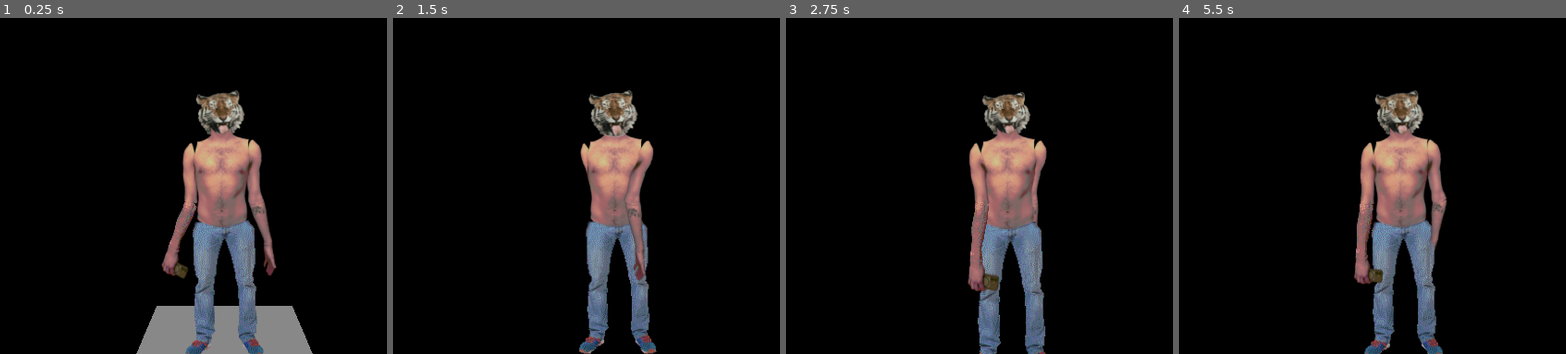
Above: before the commit, frames 1-4 (left to right).
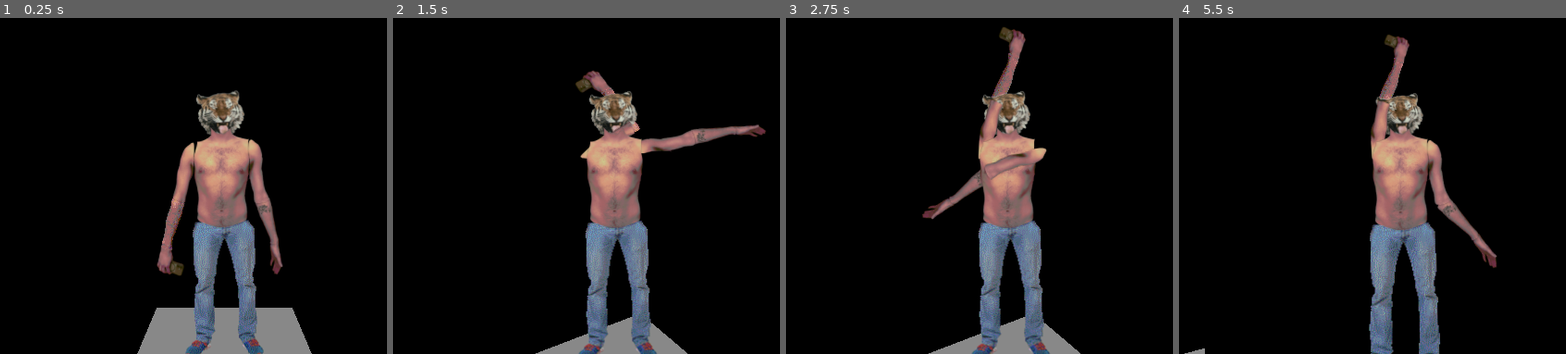
Above: after the commit, the same moments.

Repository: Chas-w/GayGame
Game: Godot game, scene res://Scenes/WalkTest.tscn
Two runs of this game, one before a commit and one after it. Both use one fixed random seed, a clock stepped at 60 frames per second and the inputs below. This scene is started directly instead of the project's main scene.
Inputs (mouse positions are in pixels of both pictures, inside the frame that each line leads up to):
- Up to frame 1 (0.25 s): no input
- Up to frame 2 (1.5 s): tap Enter (ui_accept) at 0.5, 0.77, 1.07 s; move the mouse to (660, 145) at 0.52 s; hold L 0.53-1.28 s; hold W (up) from 0.53 s (still down); tap Space (pose, bound only after the commit) at 0.6 s; click (660, 145) at 0.67 s; move the mouse to (578, 149) at 1.27 s; tap L at 1.35 s; click (578, 149) at 1.42 s
- Up to frame 3 (2.75 s): keep holding W (up); tap Enter (ui_accept) at 1.52, 1.82 s; tap J at 1.55 s; move the mouse to (1029, 138) at 2.02 s; hold J from 2.03 s (still down); click (1029, 138) at 2.17 s; tap I at 2.3 s
- Up to frame 4 (5.5 s): keep holding W (up); move the mouse to (1395, 152) at 2.77 s; release J at 2.78 s; tap I at 2.85 s; click (1395, 152) at 2.92 s; tap Enter (ui_accept) at 3.02, 3.05, 3.32, 3.6, 3.77, 4.07, 4.52, 4.82 s; move the mouse to (1457, 152) at 3.52 s; click (1457, 152) at 3.67 s; tap Space (pose, bound only after the commit) at 3.8, 4.35 s; move the mouse to (1349, 142) at 4.27 s; click (1349, 142) at 4.42 s; tap L at 4.55 s; move the mouse to (1411, 145) at 5.02 s; hold L from 5.03 s (still down); click (1411, 145) at 5.17 s; tap J at 5.3 s

The runs differ from the first frame. In frame 1, 3.3% of the frame differs, in the area x 35-81%, y 36-100%; in frame 2, 6.7%; in frame 3, 7.9%, in the area x 35-77%, y 2-100%; in frame 4, 7.6%.

Commit message:
continued work on walking movement and posing

Diff:
--- a/Scenes/WalkTest.tscn
+++ b/Scenes/WalkTest.tscn
@@ -1,31 +1,11 @@
 [gd_scene format=3 uid="uid://bkrs1xwjpw4ry"]
 
-[ext_resource type="Script" uid="uid://bn4tke84305jp" path="res://Scenes/player.gd" id="1_nps61"]
-[ext_resource type="Texture2D" uid="uid://bqk3a55a5ubqx" path="res://Sprites/Test Limbs/test_torso.png" id="2_3ttrm"]
-[ext_resource type="Texture2D" uid="uid://cvd3mpcu58q05" path="res://Sprites/Test Limbs/dude_pants.png" id="2_df28a"]
-[ext_resource type="Texture2D" uid="uid://cfe2ibldh5cu0" path="res://Sprites/Tiger Head.png" id="3_df28a"]
-[ext_resource type="Texture2D" uid="uid://dom3ekf4c4827" path="res://Sprites/Test Limbs/test_left_upper_arm.png" id="4_ldb2x"]
-[ext_resource type="Texture2D" uid="uid://dd1xr8gkcp17u" path="res://Sprites/Test Limbs/test_left_lower_arm.png" id="5_8mbkw"]
-[ext_resource type="Texture2D" uid="uid://cpj47rrh4klq0" path="res://Sprites/Test Limbs/test_left_hand.png" id="7_mr55g"]
-[ext_resource type="Texture2D" uid="uid://bcc5b782y6v7g" path="res://Sprites/Test Limbs/test_right_upper_arm.png" id="8_3sixj"]
-[ext_resource type="Texture2D" uid="uid://c2yoctxl8xjo6" path="res://Sprites/Test Limbs/test_right_lower_arm.png" id="9_8chsy"]
-[ext_resource type="Texture2D" uid="uid://duk2cin3phjft" path="res://Sprites/Test Limbs/test_right_hand.png" id="10_wbegj"]
+[ext_resource type="PackedScene" uid="uid://2ctcen10182n" path="res://Scenes/player.tscn" id="1_nps61"]
 
 [sub_resource type="PlaneMesh" id="PlaneMesh_4ixrs"]
 
 [sub_resource type="BoxShape3D" id="BoxShape3D_4ixrs"]
 size = Vector3(23.793642, 0.4741211, 33.3459)
-
-[sub_resource type="CapsuleShape3D" id="CapsuleShape3D_nps61"]
-height = 3.0610352
-
-[sub_resource type="CapsuleShape3D" id="CapsuleShape3D_gra8q"]
-radius = 0.083496094
-height = 0.59198
-
-[sub_resource type="CapsuleShape3D" id="CapsuleShape3D_163or"]
-radius = 0.06640625
-height = 0.2923584
 
 [node name="WalkTest" type="Node3D" unique_id=1468448674]
 
@@ -41,153 +21,4 @@
 transform = Transform3D(1, 0, 0, 0, 1, 0, 0, 0, 1, 0.32744312, -0.26293945, -2.300911)
 shape = SubResource("BoxShape3D_4ixrs")
 
-[node name="Player" type="CharacterBody3D" parent="." unique_id=949724861]
-script = ExtResource("1_nps61")
-
-[node name="FrontSprite" type="Sprite3D" parent="Player" unique_id=1270642007]
-transform = Transform3D(1, 0, 0, 0, 1, 0, 0, 0, 1, 0, 1.0260679, 0.011657715)
-texture = ExtResource("2_df28a")
-
-[node name="AnimalHead" type="Sprite3D" parent="Player" unique_id=1292196413]
-transform = Transform3D(0.125, 0, 0, 0, 0.125, 0, 0, 0, 0.125, -0.05066371, 2.7439559, 0)
-texture = ExtResource("3_df28a")
-
-[node name="CollisionShape3D" type="CollisionShape3D" parent="Player" unique_id=605096564]
-transform = Transform3D(1, 0, 0, 0, 1, 0, 0, 0, 1, 0, 1.5305176, 0)
-shape = SubResource("CapsuleShape3D_nps61")
-
-[node name="CameraOrigin" type="Node3D" parent="Player" unique_id=1001638284]
-transform = Transform3D(1, 0, 0, 0, 1, 0, 0, 0, 1, 0, 2.381804, 0)
-
-[node name="SpringArm3D" type="SpringArm3D" parent="Player/CameraOrigin" unique_id=1929672893]
-spring_length = 3.0
-margin = 0.5
-
-[node name="Camera3D" type="Camera3D" parent="Player/CameraOrigin/SpringArm3D" unique_id=590001927]
-transform = Transform3D(1, 0, 0, 0, 1, 0, 0, 0, 1, 0, 0, 3.1255646)
-
-[node name="Torso" type="StaticBody3D" parent="Player" unique_id=472631054]
-transform = Transform3D(1, 0, 0, 0, 1, 0, 0, 0, 1, -0.019723773, 2.0144262, 0.011657715)
-
-[node name="Sprite3D" type="Sprite3D" parent="Player/Torso" unique_id=267363249]
-transform = Transform3D(0.1, 0, 0, 0, 0.1, 0, 0, 0, 0.1, 0, 0, 0)
-texture = ExtResource("2_3ttrm")
-
-[node name="LeftArm" type="Node3D" parent="Player" unique_id=1555905422]
-
-[node name="LeftShoulder" type="HingeJoint3D" parent="Player/LeftArm" unique_id=228957761]
-transform = Transform3D(1, 0, 0, 0, 1, 0, 0, 0, 1, 0.2824915, 2.3278394, 0)
-node_a = NodePath("../../Torso")
-node_b = NodePath("../LeftUpperArm")
-
-[node name="LeftUpperArm" type="RigidBody3D" parent="Player/LeftArm" unique_id=172623423]
-transform = Transform3D(1, 0, 0, 0, 1, 0, 0, 0, 1, 0.36892426, 2.0888336, 0)
-collision_layer = 2
-collision_mask = 2
-
-[node name="Sprite3D" type="Sprite3D" parent="Player/LeftArm/LeftUpperArm" unique_id=1410733530]
-transform = Transform3D(0.1, 0, 0, 0, 0.1, 0, 0, 0, 0.1, 0, 0, 0)
-texture = ExtResource("4_ldb2x")
-
-[node name="CollisionShape3D" type="CollisionShape3D" parent="Player/LeftArm/LeftUpperArm" unique_id=364788863]
-transform = Transform3D(0.9776293, -0.21033525, 0, 0.21033525, 0.9776293, 0, 0, 0, 1, -0.0037358105, 0.0195508, 0)
-shape = SubResource("CapsuleShape3D_gra8q")
-
-[node name="LeftElbow" type="HingeJoint3D" parent="Player/LeftArm" unique_id=7006354]
-transform = Transform3D(1, 0, 0, 0, 1, 0, 0, 0, 1, 0.4175673, 1.7716722, 0)
-node_a = NodePath("../LeftUpperArm")
-node_b = NodePath("../LeftLowerArm")
-
-[node name="LeftLowerArm" type="RigidBody3D" parent="Player/LeftArm" unique_id=1165239715]
-transform = Transform3D(1, 0, 0, 0, 1, 0, 0, 0, 1, 0.4859907, 1.5395108, 0)
-collision_layer = 2
-collision_mask = 2
-
-[node name="Sprite3D" type="Sprite3D" parent="Player/LeftArm/LeftLowerArm" unique_id=988688596]
-transform = Transform3D(0.1, 0, 0, 0, 0.1, 0, 0, 0, 0.1, 0, 0, 0)
-texture = ExtResource("5_8mbkw")
-
-[node name="CollisionShape3D" type="CollisionShape3D" parent="Player/LeftArm/LeftLowerArm" unique_id=1756198988]
-transform = Transform3D(0.9776293, -0.21033525, 0, 0.21033525, 0.9776293, 0, 0, 0, 1, -0.0037358105, 0.0195508, 0)
-shape = SubResource("CapsuleShape3D_gra8q")
-
-[node name="LeftWrist" type="HingeJoint3D" parent="Player/LeftArm" unique_id=1694775283]
-transform = Transform3D(1, 0, 0, 0, 1, 0, 0, 0, 1, 0.5503004, 1.3529962, 0)
-node_a = NodePath("../LeftLowerArm")
-node_b = NodePath("../LeftHand")
-angular_limit/enable = true
-angular_limit/upper = 0.0
-angular_limit/lower = 0.0
-
-[node name="LeftHand" type="RigidBody3D" parent="Player/LeftArm" unique_id=482497721]
-transform = Transform3D(1, 0, 0, 0, 1, 0, 0, 0, 1, 0.569524, 1.1543801, 0)
-collision_layer = 2
-collision_mask = 2
-
-[node name="Sprite3D" type="Sprite3D" parent="Player/LeftArm/LeftHand" unique_id=590290236]
-transform = Transform3D(0.1, 0, 0, 0, 0.1, 0, 0, 0, 0.1, 0.016189218, 0, 0)
-texture = ExtResource("7_mr55g")
-
-[node name="CollisionShape3D" type="CollisionShape3D" parent="Player/LeftArm/LeftHand" unique_id=145991753]
-transform = Transform3D(0.9776293, -0.21033525, 0, 0.21033525, 0.9776293, 0, 0, 0, 1, 0.009397268, -0.04149139, 0)
-shape = SubResource("CapsuleShape3D_163or")
-
-[node name="RightArm" type="Node3D" parent="Player" unique_id=895581170]
-transform = Transform3D(1, 0, 0, 0, 1, 0, 0, 0, 1, -0.95386887, 0, 0)
-
-[node name="RightShoulder" type="HingeJoint3D" parent="Player/RightArm" unique_id=871428592]
-transform = Transform3D(1, 0, 0, 0, 1, 0, 0, 0, 1, 0.6088464, 2.3278394, 0)
-node_a = NodePath("../../Torso")
-node_b = NodePath("../RightUpperArm")
-
-[node name="RightUpperArm" type="RigidBody3D" parent="Player/RightArm" unique_id=694054666]
-transform = Transform3D(1, 0, 0, 0, 1, 0, 0, 0, 1, 0.50887287, 2.0888336, 0)
-collision_layer = 2
-collision_mask = 2
-
-[node name="Sprite3D" type="Sprite3D" parent="Player/RightArm/RightUpperArm" unique_id=2082819301]
-transform = Transform3D(0.1, 0, 0, 0, 0.1, 0, 0, 0, 0.1, 0, 0, 0)
-texture = ExtResource("8_3sixj")
-
-[node name="CollisionShape3D" type="CollisionShape3D" parent="Player/RightArm/RightUpperArm" unique_id=780348070]
-transform = Transform3D(0.9759891, 0.21781962, 0, -0.21781962, 0.9759891, 0, 0, 0, 1, -0.0037357807, 0.0195508, 0)
-shape = SubResource("CapsuleShape3D_gra8q")
-
-[node name="RightElbow" type="HingeJoint3D" parent="Player/RightArm" unique_id=1573665291]
-transform = Transform3D(1, 0, 0, 0, 1, 0, 0, 0, 1, 0.4175673, 1.7716722, 0)
-node_a = NodePath("../RightUpperArm")
-node_b = NodePath("../RightLowerArm")
-
-[node name="RightLowerArm" type="RigidBody3D" parent="Player/RightArm" unique_id=709639417]
-transform = Transform3D(1, 0, 0, 0, 1, 0, 0, 0, 1, 0.38444477, 1.5395108, 0)
-collision_layer = 2
-collision_mask = 2
-
-[node name="Sprite3D" type="Sprite3D" parent="Player/RightArm/RightLowerArm" unique_id=355135367]
-transform = Transform3D(0.1, 0, 0, 0, 0.1, 0, 0, 0, 0.1, 0, 0, 0)
-texture = ExtResource("9_8chsy")
-
-[node name="CollisionShape3D" type="CollisionShape3D" parent="Player/RightArm/RightLowerArm" unique_id=1134761663]
-transform = Transform3D(0.9712092, 0.23822838, 0, -0.23822838, 0.9712092, 0, 0, 0, 1, -0.010387987, -0.007568836, 0)
-shape = SubResource("CapsuleShape3D_gra8q")
-
-[node name="RightWrist" type="HingeJoint3D" parent="Player/RightArm" unique_id=284505383]
-transform = Transform3D(1, 0, 0, 0, 1, 0, 0, 0, 1, 0.3135075, 1.2884164, 0)
-node_a = NodePath("../RightLowerArm")
-node_b = NodePath("../RightHand")
-angular_limit/enable = true
-angular_limit/upper = 0.0
-angular_limit/lower = 0.0
-
-[node name="RightHand" type="RigidBody3D" parent="Player/RightArm" unique_id=854427580]
-transform = Transform3D(1, 0, 0, 0, 1, 0, 0, 0, 1, 0.32627314, 1.1199375, 0)
-collision_layer = 2
-collision_mask = 2
-
-[node name="Sprite3D" type="Sprite3D" parent="Player/RightArm/RightHand" unique_id=1314475452]
-transform = Transform3D(0.1, 0, 0, 0, 0.1, 0, 0, 0, 0.1, 0.016189218, 0, 0)
-texture = ExtResource("10_wbegj")
-
-[node name="CollisionShape3D" type="CollisionShape3D" parent="Player/RightArm/RightHand" unique_id=775932826]
-transform = Transform3D(0.9883111, 0.15245111, 0, -0.15245111, 0.9883111, 0, 0, 0, 1, -0.04657185, -0.04149139, 0)
-shape = SubResource("CapsuleShape3D_163or")
+[node name="Player" parent="." unique_id=335144099 instance=ExtResource("1_nps61")]
--- a/Scenes/hand3d.gd
+++ b/Scenes/hand3d.gd
@@ -1,5 +1,8 @@
 extends RigidBody3D
 
+@export var is_camera_left : bool
+var is_posing
+@onready var playerScript = $"../.."
 
 # Called when the node enters the scene tree for the first time.
 func _ready() -> void:
--- a/Scenes/player.gd
+++ b/Scenes/player.gd
@@ -1,35 +1,50 @@
 extends CharacterBody3D
-
 
 const SPEED = 5.0
 const JUMP_VELOCITY = 4.5
 
-@onready var pivot = $CameraOrigin
+#Attributes
 @export var sens = 0.5
 
+#References
+@onready var pivot = $CameraOrigin
+@onready var left_hand = $LeftArm/LeftHand
+@onready var right_hand = $RightArm/RightHand
+
+#Posing Variables
+var is_posing = false
+var rigid_array : Array[RigidBody3D]
+
 func _ready() -> void:
-	Input.mouse_mode = Input.MOUSE_MODE_CAPTURED
+	#Set up array
+	rigid_array = [$LeftArm/LeftUpperArm, $LeftArm/LeftLowerArm, $LeftArm/LeftHand, $RightArm/RightUpperArm, $RightArm/RightLowerArm, $RightArm/RightHand]
+
+	#Should not start posing
+	_toggle_posing(false)
 
 func _input(event: InputEvent) -> void:
-	if event is InputEventMouseMotion:
+	if event is InputEventMouseMotion and !is_posing:
 		rotate_y(deg_to_rad(-event.relative.x * sens))
 		pivot.rotate_x(deg_to_rad(-event.relative.y * sens))
 		pivot.rotation.x = clamp(pivot.rotation.x, deg_to_rad(-90), deg_to_rad(45))
 
-func _physics_process(delta: float) -> void:
-	# Add the gravity.
-	if not is_on_floor():
-		velocity += get_gravity() * delta
-
-	# Handle jump.
-	if Input.is_action_just_pressed("ui_accept") and is_on_floor():
-		velocity.y = JUMP_VELOCITY
-
+func _process(delta: float) -> void:
 	if Input.is_action_just_pressed("quit"):
 		get_tree().quit()
 
-	# Get the input direction and handle the movement/deceleration.
-	# As good practice, you should replace UI actions with custom gameplay actions.
+	if Input.is_action_just_pressed("pose"):
+		_toggle_posing(!is_posing)
+
+func _physics_process(delta: float) -> void:
+	if !is_posing:
+		_handle_movement()
+	else:
+		velocity.x = 0
+		velocity.z = 0
+
+	move_and_slide()
+
+func _handle_movement() -> void:
 	var input_dir := Input.get_vector("left", "right", "up", "down")
 	var direction := (transform.basis * Vector3(input_dir.x, 0, input_dir.y)).normalized()
 	if direction:
@@ -39,4 +54,21 @@
 		velocity.x = move_toward(velocity.x, 0, SPEED)
 		velocity.z = move_toward(velocity.z, 0, SPEED)
 
-	move_and_slide()
+func _toggle_posing(toggle : bool) -> void:
+	#Set posing
+	is_posing = toggle
+	left_hand.is_posing = toggle
+	right_hand.is_posing = toggle
+
+	#Set mouse
+	if is_posing:
+		Input.mouse_mode = Input.MOUSE_MODE_VISIBLE
+	else:
+		Input.mouse_mode = Input.MOUSE_MODE_CAPTURED
+
+	#Freeze rigidbodies
+	_freeze_rigidbodies(!toggle)
+
+func _freeze_rigidbodies(toggle : bool) -> void:
+	for i in range(rigid_array.size()) :
+		rigid_array[i].freeze = toggle
--- /dev/null
+++ b/Scenes/player.tscn
@@ -0,0 +1,180 @@
+[gd_scene format=3 uid="uid://2ctcen10182n"]
+
+[ext_resource type="Script" uid="uid://bn4tke84305jp" path="res://Scenes/player.gd" id="1_gymyn"]
+[ext_resource type="Texture2D" uid="uid://cvd3mpcu58q05" path="res://Sprites/Test Limbs/dude_pants.png" id="2_pu2lt"]
+[ext_resource type="Texture2D" uid="uid://cfe2ibldh5cu0" path="res://Sprites/Tiger Head.png" id="3_ukyrk"]
+[ext_resource type="Texture2D" uid="uid://bqk3a55a5ubqx" path="res://Sprites/Test Limbs/test_torso.png" id="4_7dp3o"]
+[ext_resource type="Texture2D" uid="uid://dom3ekf4c4827" path="res://Sprites/Test Limbs/test_left_upper_arm.png" id="5_h4iuc"]
+[ext_resource type="Texture2D" uid="uid://dd1xr8gkcp17u" path="res://Sprites/Test Limbs/test_left_lower_arm.png" id="6_fd4e3"]
+[ext_resource type="Script" uid="uid://5s3h3118h8j8" path="res://Scenes/player_hand.gd" id="7_gymyn"]
+[ext_resource type="Texture2D" uid="uid://cpj47rrh4klq0" path="res://Sprites/Test Limbs/test_left_hand.png" id="8_igrcy"]
+[ext_resource type="Texture2D" uid="uid://bcc5b782y6v7g" path="res://Sprites/Test Limbs/test_right_upper_arm.png" id="9_fs7ks"]
+[ext_resource type="Texture2D" uid="uid://c2yoctxl8xjo6" path="res://Sprites/Test Limbs/test_right_lower_arm.png" id="10_l6n3p"]
+[ext_resource type="Texture2D" uid="uid://duk2cin3phjft" path="res://Sprites/Test Limbs/test_right_hand.png" id="11_olqyp"]
+
+[sub_resource type="CapsuleShape3D" id="CapsuleShape3D_nps61"]
+height = 3.0610352
+
+[sub_resource type="CapsuleShape3D" id="CapsuleShape3D_gra8q"]
+radius = 0.083496094
+height = 0.59198
+
+[sub_resource type="CapsuleShape3D" id="CapsuleShape3D_163or"]
+radius = 0.06640625
+height = 0.2923584
+
+[node name="Player" type="CharacterBody3D" unique_id=335144099]
+script = ExtResource("1_gymyn")
+
+[node name="FrontSprite" type="Sprite3D" parent="." unique_id=1694141849]
+transform = Transform3D(1, 0, 0, 0, 1, 0, 0, 0, 1, 0, 1.0260679, 0.011657715)
+texture = ExtResource("2_pu2lt")
+
+[node name="AnimalHead" type="Sprite3D" parent="." unique_id=1437145895]
+transform = Transform3D(0.125, 0, 0, 0, 0.125, 0, 0, 0, 0.125, -0.05066371, 2.7439559, 0)
+texture = ExtResource("3_ukyrk")
+
+[node name="CollisionShape3D" type="CollisionShape3D" parent="." unique_id=753970614]
+transform = Transform3D(1, 0, 0, 0, 1, 0, 0, 0, 1, 0, 1.5305176, 0)
+shape = SubResource("CapsuleShape3D_nps61")
+
+[node name="CameraOrigin" type="Node3D" parent="." unique_id=143318523]
+transform = Transform3D(1, 0, 0, 0, 1, 0, 0, 0, 1, 0, 2.381804, 0)
+
+[node name="SpringArm3D" type="SpringArm3D" parent="CameraOrigin" unique_id=2058991835]
+spring_length = 3.0
+margin = 0.5
+
+[node name="Camera3D" type="Camera3D" parent="CameraOrigin/SpringArm3D" unique_id=616894725]
+transform = Transform3D(1, 0, 0, 0, 1, 0, 0, 0, 1, 0, 0, 3.1255646)
+
+[node name="Torso" type="StaticBody3D" parent="." unique_id=1168670177]
+transform = Transform3D(1, 0, 0, 0, 1, 0, 0, 0, 1, -0.019723773, 2.0144262, 0.011657715)
+
+[node name="Sprite3D" type="Sprite3D" parent="Torso" unique_id=1813739671]
+transform = Transform3D(0.1, 0, 0, 0, 0.1, 0, 0, 0, 0.1, 0, 0, 0)
+texture = ExtResource("4_7dp3o")
+
+[node name="LeftArm" type="Node3D" parent="." unique_id=978457789]
+
+[node name="LeftShoulder" type="HingeJoint3D" parent="LeftArm" unique_id=993298709]
+transform = Transform3D(1, 0, 0, 0, 1, 0, 0, 0, 1, 0.2824915, 2.3278394, 0)
+node_a = NodePath("../../Torso")
+node_b = NodePath("../LeftUpperArm")
+
+[node name="LeftUpperArm" type="RigidBody3D" parent="LeftArm" unique_id=1655923166]
+transform = Transform3D(1, 0, 0, 0, 1, 0, 0, 0, 1, 0.36892426, 2.0888336, 0)
+collision_layer = 2
+collision_mask = 2
+
+[node name="Sprite3D" type="Sprite3D" parent="LeftArm/LeftUpperArm" unique_id=1797846282]
+transform = Transform3D(0.1, 0, 0, 0, 0.1, 0, 0, 0, 0.1, 0, 0, 0)
+texture = ExtResource("5_h4iuc")
+
+[node name="CollisionShape3D" type="CollisionShape3D" parent="LeftArm/LeftUpperArm" unique_id=455249641]
+transform = Transform3D(0.9776293, -0.21033525, 0, 0.21033525, 0.9776293, 0, 0, 0, 1, -0.0037358105, 0.0195508, 0)
+shape = SubResource("CapsuleShape3D_gra8q")
+
+[node name="LeftElbow" type="HingeJoint3D" parent="LeftArm" unique_id=98908368]
+transform = Transform3D(1, 0, 0, 0, 1, 0, 0, 0, 1, 0.4175673, 1.7716722, 0)
+node_a = NodePath("../LeftUpperArm")
+node_b = NodePath("../LeftLowerArm")
+
+[node name="LeftLowerArm" type="RigidBody3D" parent="LeftArm" unique_id=1499067582]
+transform = Transform3D(1, 0, 0, 0, 1, 0, 0, 0, 1, 0.4859907, 1.5395108, 0)
+collision_layer = 2
+collision_mask = 2
+
+[node name="Sprite3D" type="Sprite3D" parent="LeftArm/LeftLowerArm" unique_id=474816413]
+transform = Transform3D(0.1, 0, 0, 0, 0.1, 0, 0, 0, 0.1, 0, 0, 0)
+texture = ExtResource("6_fd4e3")
+
+[node name="CollisionShape3D" type="CollisionShape3D" parent="LeftArm/LeftLowerArm" unique_id=428147583]
+transform = Transform3D(0.9776293, -0.21033525, 0, 0.21033525, 0.9776293, 0, 0, 0, 1, -0.0037358105, 0.0195508, 0)
+shape = SubResource("CapsuleShape3D_gra8q")
+
+[node name="LeftWrist" type="HingeJoint3D" parent="LeftArm" unique_id=1362895540]
+transform = Transform3D(1, 0, 0, 0, 1, 0, 0, 0, 1, 0.5503004, 1.3529962, 0)
+node_a = NodePath("../LeftLowerArm")
+node_b = NodePath("../LeftHand")
+angular_limit/enable = true
+angular_limit/upper = 0.0
+angular_limit/lower = 0.0
+
+[node name="LeftHand" type="RigidBody3D" parent="LeftArm" unique_id=404914416]
+transform = Transform3D(1, 0, 0, 0, 1, 0, 0, 0, 1, 0.569524, 1.1543801, 0)
+collision_layer = 2
+collision_mask = 2
+script = ExtResource("7_gymyn")
+move_force = 50.0
+
+[node name="Sprite3D" type="Sprite3D" parent="LeftArm/LeftHand" unique_id=284128447]
+transform = Transform3D(0.1, 0, 0, 0, 0.1, 0, 0, 0, 0.1, 0.016189218, 0, 0)
+texture = ExtResource("8_igrcy")
+
+[node name="CollisionShape3D" type="CollisionShape3D" parent="LeftArm/LeftHand" unique_id=1636837733]
+transform = Transform3D(0.9776293, -0.21033525, 0, 0.21033525, 0.9776293, 0, 0, 0, 1, 0.009397268, -0.04149139, 0)
+shape = SubResource("CapsuleShape3D_163or")
+
+[node name="RightArm" type="Node3D" parent="." unique_id=1566847513]
+transform = Transform3D(1, 0, 0, 0, 1, 0, 0, 0, 1, -0.95386887, 0, 0)
+
+[node name="RightShoulder" type="HingeJoint3D" parent="RightArm" unique_id=304772430]
+transform = Transform3D(1, 0, 0, 0, 1, 0, 0, 0, 1, 0.6088464, 2.3278394, 0)
+node_a = NodePath("../../Torso")
+node_b = NodePath("../RightUpperArm")
+
+[node name="RightUpperArm" type="RigidBody3D" parent="RightArm" unique_id=686908526]
+transform = Transform3D(1, 0, 0, 0, 1, 0, 0, 0, 1, 0.50887287, 2.0888336, 0)
+collision_layer = 2
+collision_mask = 2
+
+[node name="Sprite3D" type="Sprite3D" parent="RightArm/RightUpperArm" unique_id=1600697638]
+transform = Transform3D(0.1, 0, 0, 0, 0.1, 0, 0, 0, 0.1, 0, 0, 0)
+texture = ExtResource("9_fs7ks")
+
+[node name="CollisionShape3D" type="CollisionShape3D" parent="RightArm/RightUpperArm" unique_id=1294085287]
+transform = Transform3D(0.9759891, 0.21781962, 0, -0.21781962, 0.9759891, 0, 0, 0, 1, -0.0037357807, 0.0195508, 0)
+shape = SubResource("CapsuleShape3D_gra8q")
+
+[node name="RightElbow" type="HingeJoint3D" parent="RightArm" unique_id=1411474031]
+transform = Transform3D(1, 0, 0, 0, 1, 0, 0, 0, 1, 0.4175673, 1.7716722, 0)
+node_a = NodePath("../RightUpperArm")
+node_b = NodePath("../RightLowerArm")
+
+[node name="RightLowerArm" type="RigidBody3D" parent="RightArm" unique_id=1242910754]
+transform = Transform3D(1, 0, 0, 0, 1, 0, 0, 0, 1, 0.38444477, 1.5395108, 0)
+collision_layer = 2
+collision_mask = 2
+
+[node name="Sprite3D" type="Sprite3D" parent="RightArm/RightLowerArm" unique_id=2104288944]
+transform = Transform3D(0.1, 0, 0, 0, 0.1, 0, 0, 0, 0.1, 0, 0, 0)
+texture = ExtResource("10_l6n3p")
+
+[node name="CollisionShape3D" type="CollisionShape3D" parent="RightArm/RightLowerArm" unique_id=1339954974]
+transform = Transform3D(0.9712092, 0.23822838, 0, -0.23822838, 0.9712092, 0, 0, 0, 1, -0.010387987, -0.007568836, 0)
+shape = SubResource("CapsuleShape3D_gra8q")
+
+[node name="RightWrist" type="HingeJoint3D" parent="RightArm" unique_id=1681394469]
+transform = Transform3D(1, 0, 0, 0, 1, 0, 0, 0, 1, 0.3135075, 1.2884164, 0)
+node_a = NodePath("../RightLowerArm")
+node_b = NodePath("../RightHand")
+angular_limit/enable = true
+angular_limit/upper = 0.0
+angular_limit/lower = 0.0
+
+[node name="RightHand" type="RigidBody3D" parent="RightArm" unique_id=1060873]
+transform = Transform3D(1, 0, 0, 0, 1, 0, 0, 0, 1, 0.32627314, 1.1199375, 0)
+collision_layer = 2
+collision_mask = 2
+script = ExtResource("7_gymyn")
+is_camera_left = true
+move_force = 50.0
+
+[node name="Sprite3D" type="Sprite3D" parent="RightArm/RightHand" unique_id=528996529]
+transform = Transform3D(0.1, 0, 0, 0, 0.1, 0, 0, 0, 0.1, 0.016189218, 0, 0)
+texture = ExtResource("11_olqyp")
+
+[node name="CollisionShape3D" type="CollisionShape3D" parent="RightArm/RightHand" unique_id=731262826]
+transform = Transform3D(0.9883111, 0.15245111, 0, -0.15245111, 0.9883111, 0, 0, 0, 1, -0.04657185, -0.04149139, 0)
+shape = SubResource("CapsuleShape3D_163or")
--- /dev/null
+++ b/Scenes/player_hand.gd
@@ -0,0 +1,36 @@
+extends RigidBody3D
+
+@export var is_camera_left : bool
+@export var move_force : float
+var is_posing : bool
+
+# Called when the node enters the scene tree for the first time.
+func _ready() -> void:
+	pass # Replace with function body.
+
+func _input(event: InputEvent) -> void:
+	pass
+
+# Called every frame. 'delta' is the elapsed time since the previous frame.
+func _process(delta: float) -> void:
+	pass
+
+func _physics_process(delta: float) -> void:
+	if is_posing:
+		_handle_movement()
+
+func _handle_movement() -> void:
+	if is_camera_left :
+		if Input.is_key_pressed(KEY_D):
+			apply_force(Vector3.RIGHT * move_force)
+		if Input.is_key_pressed(KEY_A):
+			apply_force(Vector3.LEFT * move_force)
+		if Input.is_key_pressed(KEY_W):
+			apply_force(Vector3.UP * move_force)
+	else:
+		if Input.is_key_pressed(KEY_L):
+			apply_force(Vector3.RIGHT * move_force)
+		if Input.is_key_pressed(KEY_J):
+			apply_force(Vector3.LEFT * move_force)
+		if Input.is_key_pressed(KEY_I):
+			apply_force(Vector3.UP * move_force)
--- a/project.godot
+++ b/project.godot
@@ -51,6 +51,11 @@
 "events": [Object(InputEventKey,"resource_local_to_scene":false,"resource_name":"","device":-1,"window_id":0,"alt_press …(195 unchanged characters)…
 ]
 }
+pose={
+"deadzone": 0.2,
+"events": [Object(InputEventKey,"resource_local_to_scene":false,"resource_name":"","device":-1,"window_id":0,"alt_pressed":false,"shift_pressed":false,"ctrl_pressed":false,"meta_pressed":false,"pressed":false,"keycode":0,"physical_keycode":32,"key_label":0,"unicode":32,"location":0,"echo":false,"script":null)
+]
+}
 
 [physics]
 
Not shown, added: Scenes/player_hand.gd.uid
